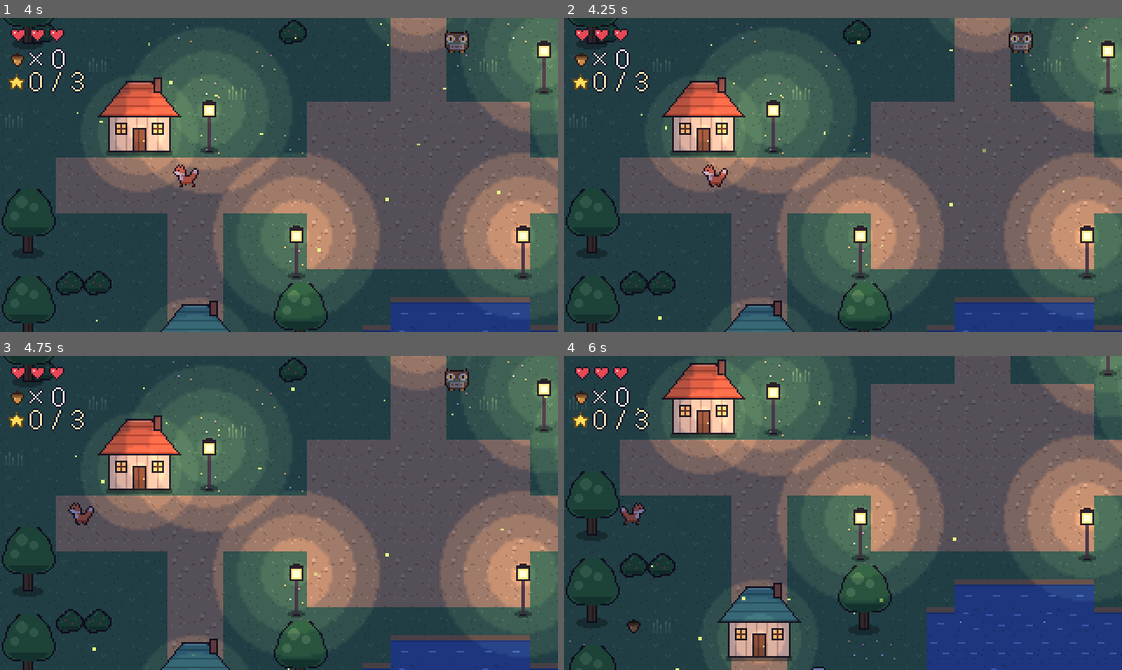
Above: before the commit, frames 1-4 (two rows, left to right).
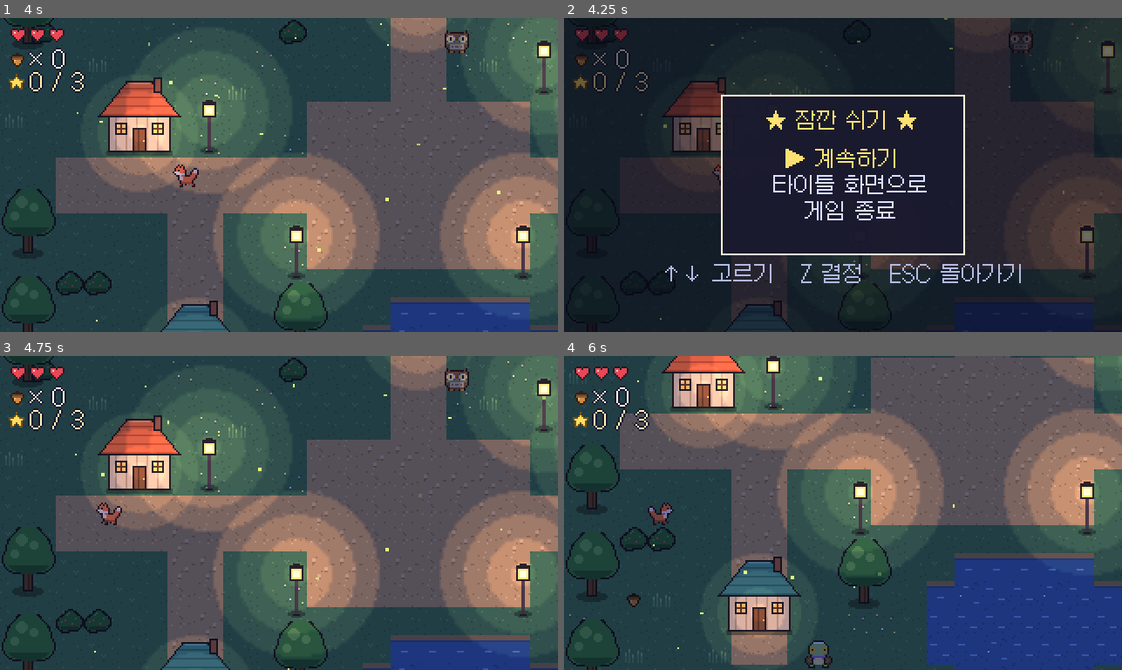
Above: after the commit, the same moments.

Repository: passedcloud-cmd/trymakegame
Game: Godot game, scene res://scenes/title.tscn
Same seed, same stepped clock (60 frames per second), same inputs: the game is played once before the commit and once after it.
Inputs:
- Up to frame 1 (4 s): hold Right (ui_right) 0.53-1.28 s; hold Z (interact) 0.53-1.28 s; hold Down (ui_down) 1.28-2.03 s; tap X (attack) at 1.35 s; tap Z (interact) at 1.55, 2.85 s; hold Right (ui_right) 2.03-2.78 s; hold Z (interact) 2.03-2.78 s; tap C (dash) at 2.1 s; hold Up (ui_up) 2.78-3.53 s; hold Left (ui_left) from 3.53 s (still down); hold Z (interact) from 3.53 s (still down); tap V (starlight) at 3.6 s
- Up to frame 2 (4.25 s): keep holding Left (ui_left); keep holding Z (interact); tap Escape (ui_cancel) at 4.15 s
- Up to frame 3 (4.75 s): keep holding Left (ui_left); release Z (interact) at 4.28 s; tap Z (interact) at 4.35 s
- Up to frame 4 (6 s): release Left (ui_left) at 5.03 s; hold Down (ui_down) 5.03-5.78 s; hold X (attack) 5.03-5.78 s; tap Z (interact) at 5.3 s; hold Right (ui_right) from 5.78 s (still down); tap C (dash) at 5.85 s

Frame 1 is identical in both runs. In frame 2, 97% of the frame differs, in the area x 0-100%, y 0-100%; in frame 3, 0.5%; in frame 4, 38%.

Commit message:
ESC 일시 정지 창 추가
- ESC를 누르면 게임이 멈추고 '잠깐 쉬기' 창: 계속하기 / 타이틀 화면으로 / 게임 종료
- 타이틀로 가거나 게임을 끌 때 먼저 저장
- 웹 버전에서는 게임 종료 메뉴를 숨김 (브라우저가 창 닫기를 막음)
- 타이틀 화면, 장면 이동 중에는 열리지 않음. 대화 중에도 열 수 있고 대사는 넘어가지 않음
- 타이틀 화면 조작법에 ESC 추가

Co-Authored-By: Claude Opus 5.5 <noreply@anthropic.com>
Claude-Session: https://claude.ai/code/session_013dURMXEwfX9pmMf13tBkk7

Diff:
--- a/project.godot
+++ b/project.godot
@@ -16,6 +16,7 @@
 Dialogue="*res://scenes/dialogue_box.tscn"
 Transition="*res://scenes/transition.tscn"
 Sound="*res://scripts/sound.gd"
+PauseMenu="*res://scenes/pause_menu.tscn"
 
 [display]
 
@@ -64,6 +65,12 @@
 ]
 }
 
+pause={
+"deadzone": 0.2,
+"events": [Object(InputEventKey,"resource_local_to_scene":false,"resource_name":"","device":-1,"window_id":0,"alt_pressed":false,"shift_pressed":false,"ctrl_pressed":false,"meta_pressed":false,"pressed":false,"keycode":0,"physical_keycode":4194305,"key_label":0,"unicode":0,"location":0,"echo":false,"script":null)
+]
+}
+
 [rendering]
 
 textures/canvas_textures/default_texture_filter=0
--- /dev/null
+++ b/scenes/pause_menu.tscn
@@ -0,0 +1,62 @@
+[gd_scene load_steps=3 format=3]
+
+[ext_resource type="Script" path="res://scripts/pause_menu.gd" id="1_pause"]
+
+[sub_resource type="StyleBoxFlat" id="StyleBoxFlat_panel"]
+bg_color = Color(0.1, 0.1, 0.18, 0.96)
+border_width_left = 1
+border_width_top = 1
+border_width_right = 1
+border_width_bottom = 1
+border_color = Color(1, 0.95, 0.84, 1)
+anti_aliasing = false
+
+[node name="PauseMenu" type="CanvasLayer"]
+layer = 45
+script = ExtResource("1_pause")
+
+[node name="Root" type="Control" parent="."]
+layout_mode = 3
+anchors_preset = 15
+anchor_right = 1.0
+anchor_bottom = 1.0
+
+[node name="Dim" type="ColorRect" parent="Root"]
+layout_mode = 1
+anchors_preset = 15
+anchor_right = 1.0
+anchor_bottom = 1.0
+color = Color(0.03, 0.03, 0.08, 0.6)
+
+[node name="Panel" type="Panel" parent="Root"]
+layout_mode = 0
+offset_left = 90.0
+offset_top = 44.0
+offset_right = 230.0
+offset_bottom = 136.0
+theme_override_styles/panel = SubResource("StyleBoxFlat_panel")
+
+[node name="Title" type="Label" parent="Root/Panel"]
+layout_mode = 0
+offset_top = 8.0
+offset_right = 140.0
+offset_bottom = 22.0
+theme_override_colors/font_color = Color(1, 0.88, 0.45, 1)
+text = "★ 잠깐 쉬기 ★"
+horizontal_alignment = 1
+
+[node name="Menu" type="VBoxContainer" parent="Root/Panel"]
+layout_mode = 0
+offset_top = 30.0
+offset_right = 140.0
+offset_bottom = 80.0
+theme_override_constants/separation = 1
+
+[node name="Hint" type="Label" parent="Root"]
+layout_mode = 0
+offset_top = 140.0
+offset_right = 320.0
+offset_bottom = 154.0
+theme_override_colors/font_color = Color(0.7, 0.72, 0.88, 1)
+text = "↑↓ 고르기   Z 결정   ESC 돌아가기"
+horizontal_alignment = 1
--- a/scenes/title.tscn
+++ b/scenes/title.tscn
@@ -138,9 +138,9 @@
 [node name="Text" type="Label" parent="ControlsPanel"]
 layout_mode = 0
 offset_left = 12.0
-offset_top = 6.0
+offset_top = 4.0
 offset_right = 208.0
-offset_bottom = 136.0
+offset_bottom = 142.0
 theme_override_colors/font_color = Color(1, 0.98, 0.92, 1)
 text = "★ 조작법 ★
 방향키 ········· 이동
@@ -148,13 +148,14 @@
 X ················ 꼬리 휘두르기
 C / Shift ······· 대시
 V ················ 별빛
-M ················ 소리 끄기/켜기"
+M ················ 소리 끄기/켜기
+ESC ············ 잠깐 쉬기"
 
 [node name="Close" type="Label" parent="ControlsPanel"]
 layout_mode = 0
-offset_top = 140.0
+offset_top = 142.0
 offset_right = 220.0
-offset_bottom = 154.0
+offset_bottom = 156.0
 theme_override_colors/font_color = Color(0.6, 0.62, 0.8, 1)
 text = "(Z를 누르면 닫혀요)"
 horizontal_alignment = 1
--- /dev/null
+++ b/scripts/pause_menu.gd
@@ -0,0 +1,90 @@
+extends CanvasLayer
+## ESC를 누르면 뜨는 일시 정지 창이에요.
+## 계속하기 / 타이틀 화면으로 / 게임 종료 중에서 골라요.
+## 창이 떠 있는 동안에는 게임 전체가 멈춰요. (get_tree().paused)
+
+const TITLE_SCENE := "res://scenes/title.tscn"
+
+@onready var menu: VBoxContainer = $Root/Panel/Menu
+
+var options: Array[String] = []
+var index := 0
+
+
+func _ready() -> void:
+	# 게임이 멈춰 있어도 이 창은 움직여야 해요.
+	process_mode = Node.PROCESS_MODE_ALWAYS
+	hide()
+
+
+func _unhandled_input(event: InputEvent) -> void:
+	if not event.is_action_pressed("pause") and not visible:
+		return
+
+	if not visible:
+		if can_pause():
+			open()
+			get_viewport().set_input_as_handled()
+		return
+
+	get_viewport().set_input_as_handled()
+	if event.is_action_pressed("pause"):
+		close()
+	elif event.is_action_pressed("ui_up") or event.is_action_pressed("ui_down"):
+		index = wrapi(index + (-1 if event.is_action_pressed("ui_up") else 1), 0, options.size())
+		Sound.play("cursor", 0.0, 1.0, 0.0)
+		build_menu()
+	elif event.is_action_pressed("interact"):
+		choose(options[index])
+
+
+# 타이틀 화면이나 맵을 옮기는 중에는 멈출 수 없어요.
+func can_pause() -> bool:
+	var scene := get_tree().current_scene
+	if scene == null or scene.scene_file_path == TITLE_SCENE:
+		return false
+	return not (Dialogue.cutscene and not Dialogue.is_open)
+
+
+func open() -> void:
+	options = ["계속하기", "타이틀 화면으로"]
+	# 웹 브라우저에서는 게임이 스스로 창을 닫을 수 없어서 "게임 종료"를 숨겨요.
+	if not OS.has_feature("web"):
+		options.append("게임 종료")
+	index = 0
+	build_menu()
+	show()
+	get_tree().paused = true
+	Sound.play("select", 0.0, 0.8, 0.0)
+
+
+func close() -> void:
+	hide()
+	get_tree().paused = false
+	Sound.play("cursor", 0.0, 1.0, 0.0)
+
+
+func choose(option: String) -> void:
+	match option:
+		"계속하기":
+			close()
+		"타이틀 화면으로":
+			GameState.save_game()
+			hide()
+			get_tree().paused = false
+			Sound.play("select", 0.0, 1.0, 0.0)
+			Transition.go(TITLE_SCENE, "")
+		"게임 종료":
+			GameState.save_game()
+			get_tree().quit()
+
+
+func build_menu() -> void:
+	for child in menu.get_children():
+		child.queue_free()
+	for i in options.size():
+		var label := Label.new()
+		label.horizontal_alignment = HORIZONTAL_ALIGNMENT_CENTER
+		label.text = ("▶ " if i == index else "  ") + options[i]
+		label.add_theme_color_override("font_color", Color(1, 0.88, 0.45) if i == index else Color(0.85, 0.87, 1.0))
+		menu.add_child(label)
Not shown, added: scripts/pause_menu.gd.uid
Not shown, changed: README.md
